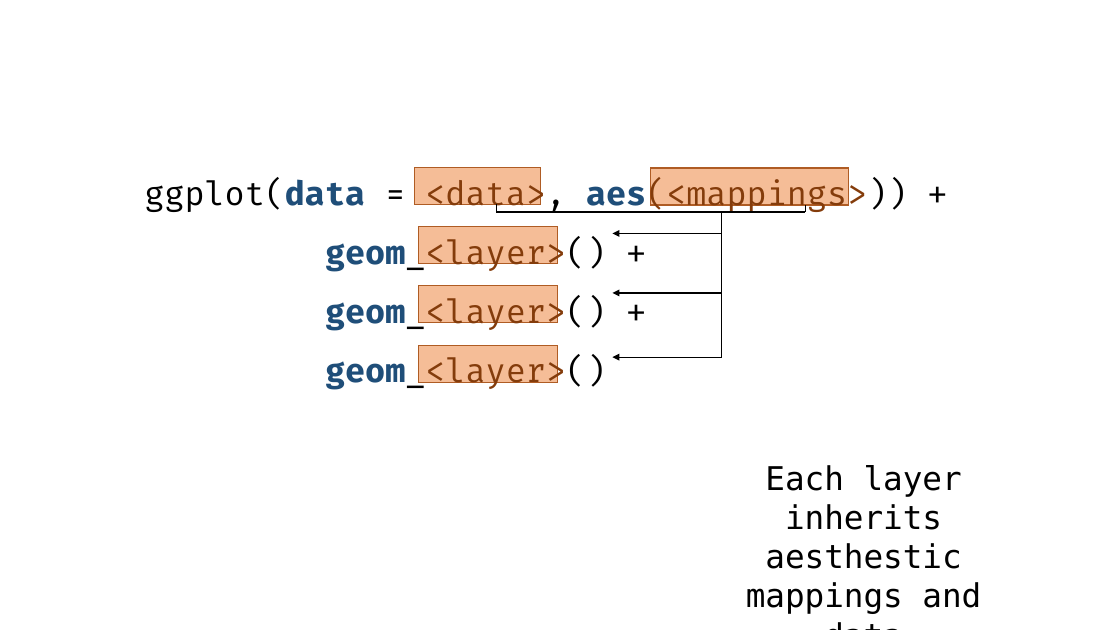
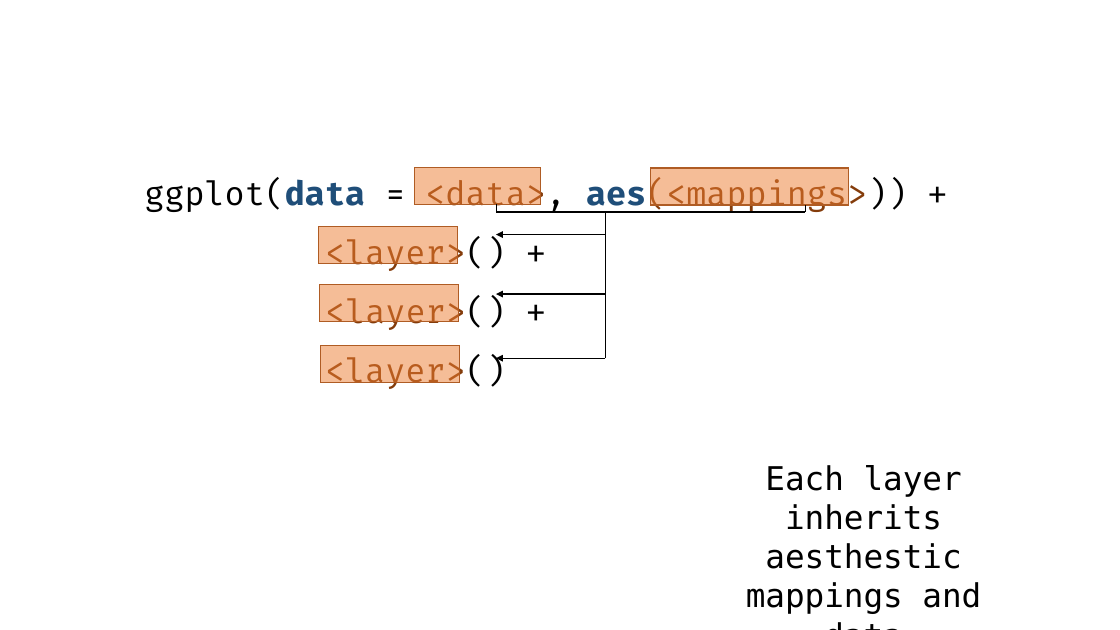
Before and after one commit to emitanaka/biometrics2019, a slide deck: slide 2 of images/images.pptx. Drawn at 1120x630 pixels with LibreOffice and Linux fonts; fonts in the diff are those of the drawing. Boxes give left, top, right and bottom in pixels: in the first picture for what was removed or moved away, otherwise in the second. Text is boxed around its words. In the diff, an @@ line names an element or a change of style, - is before the commit and + after.

```diff
--- a/images/images.pptx
+++ b/images/images.pptx
@@ text at [325, 239, 506, 391]: text changed @@
-geom_<layer>() +
-geom_<layer>() +
-geom_<layer>()
+<layer>() +
+<layer>() +
+<layer>()
@@ 3 rectangles: place and size @@
-3 rectangles at [419, 227, 558, 382]
+3 rectangles at [319, 227, 460, 382]
@@ 3 arrows, 1 line: place and size @@
-3 arrows, 1 line at [613, 212, 722, 357]
+3 arrows, 1 line at [496, 213, 606, 358]
```
Also in this commit, not shown: 2 other slides changed, 1 slide added, 38 other files.
